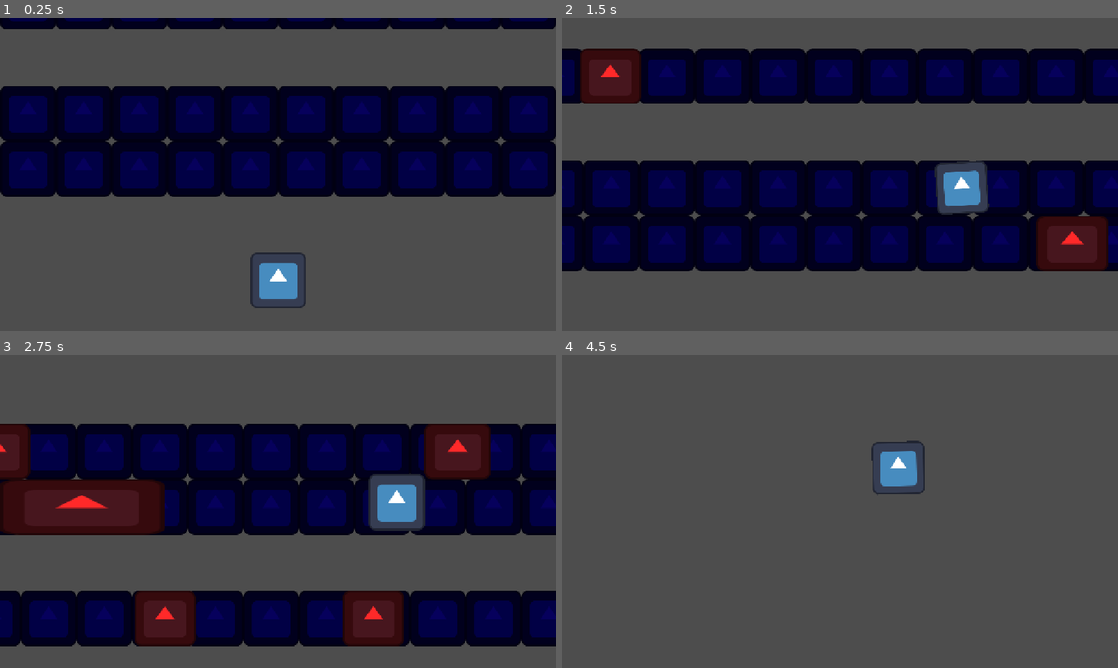
Above: before the commit, frames 1-4 (two rows, left to right).
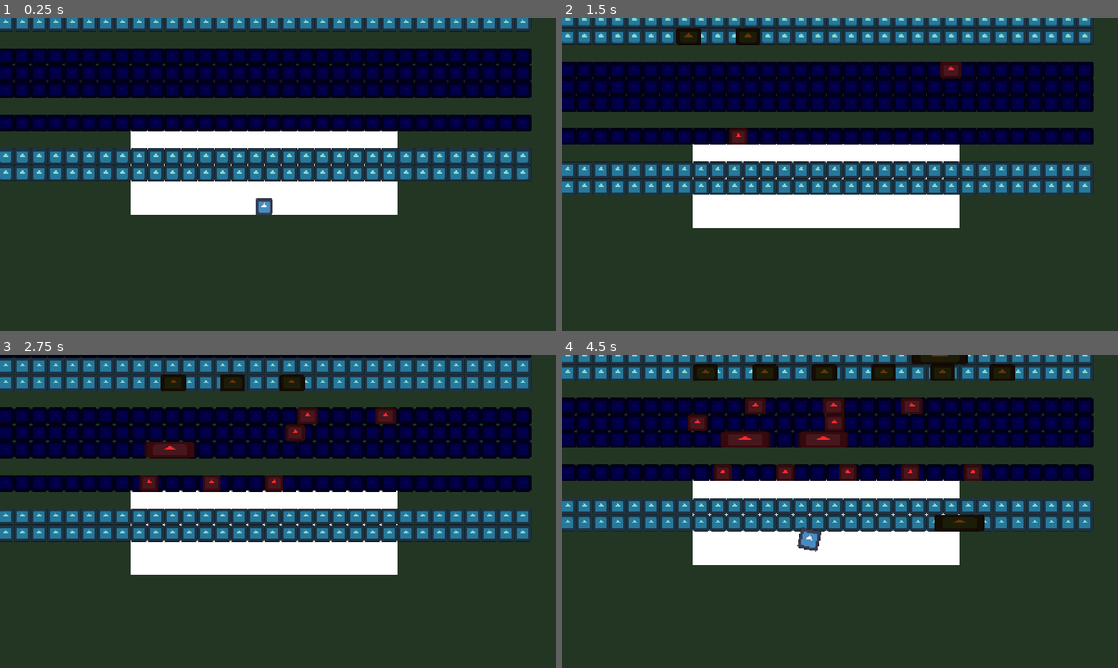
Above: after the commit, the same moments.

Repository: nilstop/Frogger
Game: Godot game, scene res://Levels/level.tscn
The game is run twice, just before and just after one commit, with the same random seed, the same clock (stepped at 60 frames per second) and the same inputs. The engine's default icon, where the game draws it, is replaced by a stand-in: a white triangle on a blue panel in a dark square.
Inputs:
- Up to frame 1 (0.25 s): no input
- Up to frame 2 (1.5 s): tap Enter (debug_reset) at 0.5 s; hold Right (right) 0.53-1.28 s; hold Up (Jump) 0.53-1.28 s; hold Left (left) from 1.28 s (still down); tap Up (Jump) at 1.35 s
- Up to frame 3 (2.75 s): tap Up (Jump) at 1.52, 1.82 s; release Left (left) at 2.03 s; hold Right (right) from 2.03 s (still down); hold Up (Jump) from 2.03 s (still down)
- Up to frame 4 (4.5 s): release Up (Jump) at 2.78 s; tap Up (Jump) at 2.85, 3.02, 3.32, 4.35 s; release Right (right) at 3.53 s; hold Up (Jump) 3.53-4.28 s; hold Left (left) from 3.53 s (still down); tap Enter (debug_reset) at 4.15 s

The runs differ from the first frame. In frame 1, 96% of the frame differs, in the area x 0-100%, y 0-100%; in frame 2, 94%; in frame 3, 95%; in frame 4, 100%.

Commit message:
Movement rework and more

Diff:
--- a/Frog/frog.gd
+++ b/Frog/frog.gd
@@ -5,52 +5,47 @@
 #debugging label
 @onready var label: Label = $Label
 
+#hitboxes
+@onready var log_area: Area2D = $LogArea
+@onready var river_area: Area2D = $RiverArea
+
 @onready var animation_player: AnimationPlayer = $AnimationPlayer
 @onready var game_start_pos := Vector2(get_viewport_rect().size.x/2.0, get_viewport_rect().size.y - Global.cell_size/2.0)
 
 @export var jump_duration : float
 @export var jump_curve : Curve
-#left and right movement variables
-@export var wiggle_speed : int
-#sin calculation for wiggle rotation
-@export var wiggle_rot_FREQ : float
-@export var wiggle_rot_AMP : float
 
-enum States {WIGGLE, JUMP, IDLE, DEAD}
+enum States {JUMP, IDLE, DEAD}
 
 var state : States = States.IDLE: set = set_state
 var jump_start_pos : Vector2
 var jump_end_pos : float
-var wiggle_dir : Vector2
-var wiggle_rot_progress
+var log_velocity : int
 
 func set_state(new_state: int):
 	state = new_state
 
 	if state == States.JUMP:
-		animation_player.speed_scale = 1 / jump_duration
-		animation_player.play("jump")
-		animation_player.seek(0.0, true)
+
 		jump_start_pos = global_position
 		jump_end_pos = global_position.x
 		#diagonal jumping
 		if Input.is_action_pressed("left"):
 			jump_end_pos += Global.cell_size
+			animation_player.play("jump_left")
 		elif Input.is_action_pressed("right"):
 			jump_end_pos -= Global.cell_size
-
+			animation_player.play("jump_right")
+		else:
+			animation_player.play("jump")
+			rotation = 0
+		animation_player.speed_scale = 1.0 / jump_duration
+		animation_player.seek(0.0, true)
 		var tween = create_tween()
 		tween.tween_method(jump, 0.0, 1.0, jump_duration)
 		await tween.finished
 		set_state(States.IDLE)
 		check_collision()
-
-	if state == States.WIGGLE:
-		wiggle_rot_progress = 0.0
-
-	if state == States.IDLE:
-		if Input.is_action_pressed("left") or Input.is_action_pressed("right"):
-			set_state(States.WIGGLE)
 
 func jump(curve_time):
 	global_position = jump_start_pos - jump_curve.sample(curve_time) * Vector2(jump_end_pos - jump_start_pos.x,Global.cell_size)
@@ -60,31 +55,14 @@
 
 func _physics_process(delta: float) -> void:
 	if state != States.DEAD:
-		#jump when jump button pressed
+		#jump when jump buttons pressed
 		if Input.is_action_pressed("Jump") and state != States.JUMP:
 			set_state(States.JUMP)
 
-		#set wiggle and idle state and check_collision for hazards
-		if state != States.JUMP:
-			#set state to wiggle when pressing left or right on ground
-			if Input.is_action_just_pressed("left") or Input.is_action_just_pressed("right"):
-				set_state(States.WIGGLE)
-
-			if not Input.is_action_pressed("left") and not Input.is_action_pressed("right"):
-				state = States.IDLE
-
+		#check collision when state is idle
+		if state == States.IDLE:
+			global_position.x += log_velocity * delta
 			check_collision()
-
-	#walk and walk animation when state is wiggle
-	if state == States.WIGGLE:
-		wiggle_dir = Vector2(int(Input.is_action_pressed("right"))-int(Input.is_action_pressed("left")),0)
-		global_position += wiggle_dir * wiggle_speed * delta
-		wiggle_rot_progress += wiggle_rot_FREQ * delta * wiggle_dir.x
-
-		rotation = deg_to_rad(sin(wiggle_rot_progress) * wiggle_rot_AMP)
-
-	#reset rotation
-	rotation = lerp(rotation, 0.0, 0.05)
 
 	if Input.is_action_just_pressed("debug_reset"):
 		show()
@@ -93,8 +71,16 @@
 
 #run death() if you're colliding with the masked layer
 func check_collision():
-	if get_overlapping_areas():
-			death("roadkill")
+	if has_overlapping_areas():
+		death("roadkill")
+	if river_area.has_overlapping_areas():
+		if log_area.has_overlapping_areas():
+			var log = log_area.get_overlapping_areas().get(0)
+			log_velocity = log.speed * log.direction
+		else:
+			death("drowned")
+	else:
+		log_velocity = 0
 
 func death(cause: String):
 
--- a/Frog/frog.tscn
+++ b/Frog/frog.tscn
@@ -1,11 +1,11 @@
-[gd_scene load_steps=8 format=3 uid="uid://bu0rtkgtwhf3i"]
+[gd_scene load_steps=12 format=3 uid="uid://bu0rtkgtwhf3i"]
 
 [ext_resource type="Script" uid="uid://c782tsnlek1k2" path="res://Frog/frog.gd" id="1_ignkv"]
 [ext_resource type="Texture2D" uid="uid://cpxs5ia6x0kgd" path="res://icon.svg" id="1_whe2r"]
 
 [sub_resource type="Curve" id="Curve_uoul2"]
-_data = [Vector2(0, 0), 0.0, 1.10347, 0, 0, Vector2(0.154255, 0.269663), 1.40824, 1.40824, 0, 0, Vector2(1, 1), -1.05618, 0.0, 0, 0]
-point_count = 3
+_data = [Vector2(0, 0), 0.0, 2.40041, 0, 0, Vector2(1, 1), -0.422472, 0.0, 0, 0]
+point_count = 2
 
 [sub_resource type="RectangleShape2D" id="RectangleShape2D_whe2r"]
 size = Vector2(128, 98)
@@ -24,6 +24,30 @@
 "update": 0,
 "values": [Vector2(1, 1)]
 }
+tracks/1/type = "value"
+tracks/1/imported = false
+tracks/1/enabled = true
+tracks/1/path = NodePath("Sprite2D:rotation")
+tracks/1/interp = 1
+tracks/1/loop_wrap = true
+tracks/1/keys = {
+"times": PackedFloat32Array(0),
+"transitions": PackedFloat32Array(1),
+"update": 0,
+"values": [0.0]
+}
+tracks/2/type = "value"
+tracks/2/imported = false
+tracks/2/enabled = true
+tracks/2/path = NodePath(".:rotation")
+tracks/2/interp = 1
+tracks/2/loop_wrap = true
+tracks/2/keys = {
+"times": PackedFloat32Array(0),
+"transitions": PackedFloat32Array(1),
+"update": 0,
+"values": [0.0]
+}
 
 [sub_resource type="Animation" id="Animation_ignkv"]
 resource_name = "jump"
@@ -35,26 +59,99 @@
 tracks/0/interp = 2
 tracks/0/loop_wrap = true
 tracks/0/keys = {
-"times": PackedFloat32Array(0, 0.390689, 1, 1.4),
-"transitions": PackedFloat32Array(1, 1, 1, 1),
+"times": PackedFloat32Array(0, 0.433333, 1, 1.4),
+"transitions": PackedFloat32Array(0.707107, 2.07053, 0.707107, 0.258816),
 "update": 0,
 "values": [Vector2(1, 1), Vector2(1.3, 1.3), Vector2(0.9, 0.9), Vector2(1, 1)]
+}
+tracks/1/type = "value"
+tracks/1/imported = false
+tracks/1/enabled = true
+tracks/1/path = NodePath(".:rotation")
+tracks/1/interp = 1
+tracks/1/loop_wrap = true
+tracks/1/keys = {
+"times": PackedFloat32Array(0, 1),
+"transitions": PackedFloat32Array(1, 1),
+"update": 0,
+"values": [-0.0872665, 0.0]
+}
+
+[sub_resource type="Animation" id="Animation_gt6fl"]
+resource_name = "jump_left"
+length = 1.4
+tracks/0/type = "value"
+tracks/0/imported = false
+tracks/0/enabled = true
+tracks/0/path = NodePath("Sprite2D:scale")
+tracks/0/interp = 2
+tracks/0/loop_wrap = true
+tracks/0/keys = {
+"times": PackedFloat32Array(0, 0.390689, 1, 1.4),
+"transitions": PackedFloat32Array(0.435275, 2.54912, 0.5, 1),
+"update": 0,
+"values": [Vector2(1, 1), Vector2(1.3, 1.3), Vector2(0.9, 0.9), Vector2(1, 1)]
+}
+tracks/1/type = "value"
+tracks/1/imported = false
+tracks/1/enabled = true
+tracks/1/path = NodePath("Sprite2D:rotation")
+tracks/1/interp = 1
+tracks/1/loop_wrap = true
+tracks/1/keys = {
+"times": PackedFloat32Array(0, 1),
+"transitions": PackedFloat32Array(0.392292, 1.45434),
+"update": 0,
+"values": [0.0, -6.28319]
+}
+
+[sub_resource type="Animation" id="Animation_tw4w0"]
+resource_name = "jump_right"
+length = 1.4
+tracks/0/type = "value"
+tracks/0/imported = false
+tracks/0/enabled = true
+tracks/0/path = NodePath("Sprite2D:scale")
+tracks/0/interp = 2
+tracks/0/loop_wrap = true
+tracks/0/keys = {
+"times": PackedFloat32Array(0, 0.390689, 1, 1.4),
+"transitions": PackedFloat32Array(0.435275, 2.54912, 0.5, 1),
+"update": 0,
+"values": [Vector2(1, 1), Vector2(1.3, 1.3), Vector2(0.9, 0.9), Vector2(1, 1)]
+}
+tracks/1/type = "value"
+tracks/1/imported = false
+tracks/1/enabled = true
+tracks/1/path = NodePath("Sprite2D:rotation")
+tracks/1/interp = 1
+tracks/1/loop_wrap = true
+tracks/1/keys = {
+"times": PackedFloat32Array(0, 1),
+"transitions": PackedFloat32Array(0.392292, 1.45434),
+"update": 0,
+"values": [0.0, 6.28319]
 }
 
 [sub_resource type="AnimationLibrary" id="AnimationLibrary_gt6fl"]
 _data = {
 &"RESET": SubResource("Animation_uoul2"),
-&"jump": SubResource("Animation_ignkv")
+&"jump": SubResource("Animation_ignkv"),
+&"jump_left": SubResource("Animation_gt6fl"),
+&"jump_right": SubResource("Animation_tw4w0")
 }
+
+[sub_resource type="RectangleShape2D" id="RectangleShape2D_ignkv"]
+size = Vector2(18, 56)
+
+[sub_resource type="RectangleShape2D" id="RectangleShape2D_uoul2"]
+size = Vector2(32, 20)
 
 [node name="Frog" type="Area2D"]
 collision_mask = 2
 script = ExtResource("1_ignkv")
-jump_duration = 0.4
+jump_duration = 5.1
 jump_curve = SubResource("Curve_uoul2")
-wiggle_speed = 1000
-wiggle_rot_FREQ = 50.0
-wiggle_rot_AMP = 50.0
 
 [node name="Sprite2D" type="Sprite2D" parent="."]
 texture = ExtResource("1_whe2r")
@@ -66,7 +163,7 @@
 libraries = {
 &"": SubResource("AnimationLibrary_gt6fl")
 }
-speed_scale = 2.0
+speed_scale = 0.25
 
 [node name="Label" type="Label" parent="."]
 visible = false
@@ -77,4 +174,18 @@
 theme_override_font_sizes/font_size = 59
 text = "ffff"
 
+[node name="RiverArea" type="Area2D" parent="."]
+collision_mask = 4
+
+[node name="CollisionShape2D" type="CollisionShape2D" parent="RiverArea"]
+shape = SubResource("RectangleShape2D_ignkv")
+debug_color = Color(0.576277, 0.553548, 3.85046e-07, 0.42)
+
+[node name="LogArea" type="Area2D" parent="."]
+collision_mask = 8
+
+[node name="CollisionShape2D" type="CollisionShape2D" parent="LogArea"]
+shape = SubResource("RectangleShape2D_uoul2")
+debug_color = Color(0.998193, 0, 0.14824, 0.42)
+
 [connection signal="area_entered" from="." to="." method="_on_area_entered"]
--- a/Levels/Elements/Driveway/car.tscn
+++ b/Levels/Elements/Driveway/car.tscn
@@ -1,23 +1,11 @@
-[gd_scene load_steps=4 format=3 uid="uid://cqxffqb68lpph"]
+[gd_scene load_steps=2 format=3 uid="uid://gbg0snmgj0rs"]
 
-[ext_resource type="Script" uid="uid://dpmm1ogpi038b" path="res://Levels/Elements/Driveway/car.gd" id="1_ubhkq"]
-[ext_resource type="Texture2D" uid="uid://cpxs5ia6x0kgd" path="res://icon.svg" id="2_g2cik"]
+[ext_resource type="PackedScene" uid="uid://4jje3hqdtfj4" path="res://Levels/Elements/element_entity.tscn" id="1_cncvp"]
 
-[sub_resource type="RectangleShape2D" id="RectangleShape2D_3ao48"]
-size = Vector2(106, 100)
+[node name="Car" groups=["hazard"] instance=ExtResource("1_cncvp")]
 
-[node name="Car" type="Area2D" groups=["hazard"]]
-collision_layer = 2
-script = ExtResource("1_ubhkq")
+[node name="CollisionShape2D" parent="." index="1"]
+visible = false
 
-[node name="Sprite2D" type="Sprite2D" parent="."]
-modulate = Color(1, 0.16, 0.16, 1)
-texture = ExtResource("2_g2cik")
-
-[node name="CollisionShape2D" type="CollisionShape2D" parent="."]
-shape = SubResource("RectangleShape2D_3ao48")
-
-[node name="VisibleOnScreenNotifier2D" type="VisibleOnScreenNotifier2D" parent="."]
-scale = Vector2(10.8, 1456.6)
-
-[connection signal="screen_exited" from="VisibleOnScreenNotifier2D" to="." method="_on_visible_on_screen_notifier_2d_screen_exited"]
+[node name="VisibleOnScreenNotifier2D" parent="." index="2"]
+visible = false
--- a/Levels/Elements/Driveway/driveway.gd
+++ /dev/null
@@ -1,27 +0,0 @@
-extends Node2D
-
-const CAR = preload("res://Levels/Elements/Driveway/car.tscn")
-
-@onready var timer: Timer = $Timer
-
-@export var cell : int
-@export var frequency_seconds : float
-@export var speed : int
-@export var width_scale : float
-@export var direction : int
-
-func _ready() -> void:
-	timer.wait_time = frequency_seconds
-	timer.start()
-	instantiate_car()
-	global_position = Vector2(get_viewport_rect().size.x/2.0, get_viewport_rect().size.y - cell * Global.cell_size + Global.cell_size / 2.0)
-
-func _on_timer_timeout() -> void:
-	instantiate_car()
-
-func instantiate_car():
-	var instance = CAR.instantiate()
-	instance.speed = speed
-	instance.width_scale = width_scale
-	instance.direction = direction
-	add_child(instance)
--- a/Levels/Elements/Driveway/driveway.tscn
+++ b/Levels/Elements/Driveway/driveway.tscn
@@ -1,6 +1,6 @@
 [gd_scene load_steps=3 format=3 uid="uid://cb1g7kvj8un5h"]
 
-[ext_resource type="Script" uid="uid://vk4h8j6c461c" path="res://Levels/Elements/Driveway/driveway.gd" id="1_v0bpv"]
+[ext_resource type="Script" uid="uid://vk4h8j6c461c" path="res://Levels/Elements/element.gd" id="1_v0bpv"]
 [ext_resource type="Texture2D" uid="uid://cpxs5ia6x0kgd" path="res://icon.svg" id="2_rshn8"]
 
 [node name="Driveway" type="Node2D"]
--- a/Levels/Elements/Driveway/car.gd
+++ b/Levels/Elements/ElementEntity.gd
@@ -1,5 +1,7 @@
 extends Area2D
 class_name car
+
+@onready var visible_notif: VisibleOnScreenNotifier2D = $VisibleOnScreenNotifier2D
 
 @onready var collision_shape: CollisionShape2D = $CollisionShape2D
 @onready var sprite_2d: Sprite2D = $Sprite2D
@@ -11,16 +13,15 @@
 var offset : int
 
 func _ready() -> void:
-	global_position.x = get_viewport_rect().size.x / 2
+	global_position.x = Global.screen_rect.x + Global.camera_x_divide * Global.cell_size + base_width/2.0 * width_scale
 	sprite_2d.scale.x = width_scale
 	collision_shape.scale.x = width_scale
+	visible_notif.scale.x *= width_scale
 	if direction == 1:
-		position.x = -get_viewport_rect().size.x - base_width / 2.0 * width_scale
-	elif direction == -1:
-		position.x = get_viewport_rect().size.x + base_width / 2.0 * width_scale
+		global_position.x = -Global.camera_x_divide * Global.cell_size - base_width/2.0 * width_scale
 
 func _process(delta: float) -> void:
-	position.x += direction * speed * delta
+	global_position.x += direction * speed * delta
 
 
 
--- /dev/null
+++ b/Levels/Elements/River/log.tscn
@@ -0,0 +1,9 @@
+[gd_scene load_steps=2 format=3 uid="uid://crkp04vxarhqr"]
+
+[ext_resource type="PackedScene" uid="uid://4jje3hqdtfj4" path="res://Levels/Elements/element_entity.tscn" id="1_w4ad7"]
+
+[node name="Log" instance=ExtResource("1_w4ad7")]
+collision_layer = 8
+
+[node name="Sprite2D" parent="." index="0"]
+modulate = Color(0.399153, 0.204882, 0.0425963, 1)
--- /dev/null
+++ b/Levels/Elements/River/river.tscn
@@ -0,0 +1,37 @@
+[gd_scene load_steps=4 format=3 uid="uid://uwkymhutksdn"]
+
+[ext_resource type="Script" uid="uid://vk4h8j6c461c" path="res://Levels/Elements/element.gd" id="1_4rj44"]
+[ext_resource type="Texture2D" uid="uid://cpxs5ia6x0kgd" path="res://icon.svg" id="2_tln4j"]
+
+[sub_resource type="RectangleShape2D" id="RectangleShape2D_4rj44"]
+size = Vector2(4126, 128)
+
+[node name="River" type="Node2D"]
+script = ExtResource("1_4rj44")
+
+[node name="TextureRect" type="TextureRect" parent="."]
+modulate = Color(0.540846, 0.85788, 0.814265, 1)
+anchors_preset = 8
+anchor_left = 0.5
+anchor_top = 0.5
+anchor_right = 0.5
+anchor_bottom = 0.5
+offset_left = -2048.0
+offset_top = -64.0
+offset_right = 2050.0
+offset_bottom = 64.0
+grow_horizontal = 2
+grow_vertical = 2
+size_flags_horizontal = 4
+texture = ExtResource("2_tln4j")
+stretch_mode = 1
+
+[node name="Timer" type="Timer" parent="."]
+
+[node name="Area2D" type="Area2D" parent="."]
+collision_layer = 4
+
+[node name="CollisionShape2D" type="CollisionShape2D" parent="Area2D"]
+shape = SubResource("RectangleShape2D_4rj44")
+
+[connection signal="timeout" from="Timer" to="." method="_on_timer_timeout"]
--- /dev/null
+++ b/Levels/Elements/element.gd
@@ -0,0 +1,33 @@
+extends Node2D
+
+@export var entity : PackedScene
+
+
+
+@onready var timer: Timer = $Timer
+
+## How far away from the start the element is. Cell is multiplied by 128 (grid cell size) to get desired the position.
+@export var cell : int
+@export var frequency_seconds : float
+## The speed of which the entities moves through the lane.
+@export var speed : int
+## The width of the entities this element spawns.
+@export var width_scale : float
+## The direction the entities will head. -1 will make them head left and 1 right.
+@export var direction : int
+
+func _ready() -> void:
+	timer.wait_time = frequency_seconds
+	timer.start()
+	#set position using the exported cell variable, which is how far in the level the element is
+	global_position = Vector2(Global.screen_rect.x/2.0, Global.screen_rect.y - cell * Global.cell_size + Global.cell_size / 2.0)
+
+func _on_timer_timeout() -> void:
+	instantiate()
+
+func instantiate():
+	var instance = entity.instantiate()
+	instance.speed = speed
+	instance.width_scale = width_scale
+	instance.direction = direction
+	add_child(instance)
--- /dev/null
+++ b/Levels/Elements/element_entity.tscn
@@ -0,0 +1,23 @@
+[gd_scene load_steps=4 format=3 uid="uid://4jje3hqdtfj4"]
+
+[ext_resource type="Script" uid="uid://dpmm1ogpi038b" path="res://Levels/Elements/ElementEntity.gd" id="1_o1hr1"]
+[ext_resource type="Texture2D" uid="uid://cpxs5ia6x0kgd" path="res://icon.svg" id="2_fhh8t"]
+
+[sub_resource type="RectangleShape2D" id="RectangleShape2D_3ao48"]
+size = Vector2(106, 100)
+
+[node name="ElementEntity" type="Area2D"]
+collision_layer = 2
+script = ExtResource("1_o1hr1")
+
+[node name="Sprite2D" type="Sprite2D" parent="."]
+modulate = Color(1, 0.16, 0.16, 1)
+texture = ExtResource("2_fhh8t")
+
+[node name="CollisionShape2D" type="CollisionShape2D" parent="."]
+shape = SubResource("RectangleShape2D_3ao48")
+
+[node name="VisibleOnScreenNotifier2D" type="VisibleOnScreenNotifier2D" parent="."]
+scale = Vector2(10.8, 1456.6)
+
+[connection signal="screen_exited" from="VisibleOnScreenNotifier2D" to="." method="_on_visible_on_screen_notifier_2d_screen_exited"]
--- a/Levels/camera.gd
+++ /dev/null
@@ -1,14 +0,0 @@
-extends Camera2D
-
-@onready var frog: Area2D = %Frog
-@onready var label: Label = $Label
-@onready var default_x_pos = get_viewport_rect().size.x/2
-
-@export var x_divide : int
-
-
-
-
-func _process(_delta: float) -> void:
-	global_position = Vector2((frog.global_position.x - default_x_pos) / x_divide + default_x_pos, frog.global_position.y)
-	label.text = str(global_position - frog.global_position)
--- a/Levels/level.tscn
+++ b/Levels/level.tscn
@@ -1,20 +1,40 @@
-[gd_scene load_steps=4 format=3 uid="uid://b1ayi5u7573vq"]
+[gd_scene load_steps=7 format=3 uid="uid://b1ayi5u7573vq"]
 
 [ext_resource type="PackedScene" uid="uid://bu0rtkgtwhf3i" path="res://Frog/frog.tscn" id="1_s41d2"]
 [ext_resource type="PackedScene" uid="uid://cb1g7kvj8un5h" path="res://Levels/Elements/Driveway/driveway.tscn" id="2_gtnvv"]
-[ext_resource type="Script" uid="uid://bjnkjhwcahs8f" path="res://Levels/camera.gd" id="4_xto7t"]
+[ext_resource type="PackedScene" uid="uid://gbg0snmgj0rs" path="res://Levels/Elements/Driveway/car.tscn" id="3_8a2b0"]
+[ext_resource type="Script" uid="uid://bjnkjhwcahs8f" path="res://camera.gd" id="4_xto7t"]
+[ext_resource type="PackedScene" uid="uid://uwkymhutksdn" path="res://Levels/Elements/River/river.tscn" id="5_ecu0b"]
+[ext_resource type="PackedScene" uid="uid://crkp04vxarhqr" path="res://Levels/Elements/River/log.tscn" id="7_vx8ih"]
 
 [node name="Level" type="Node2D"]
 
+[node name="Control" type="Control" parent="."]
+layout_mode = 3
+anchors_preset = 0
+offset_right = 1280.0
+offset_bottom = 720.0
+
+[node name="ColorRect" type="ColorRect" parent="Control"]
+layout_mode = 1
+anchors_preset = 15
+anchor_right = 1.0
+anchor_bottom = 1.0
+offset_left = -384.0
+offset_right = 384.0
+grow_horizontal = 2
+grow_vertical = 2
+size_flags_vertical = 4
+
 [node name="Camera2D" type="Camera2D" parent="."]
 position = Vector2(640, 539)
-offset = Vector2(0, -170)
+offset = Vector2(1217.2, -170)
+zoom = Vector2(0.3, 0.3)
 limit_left = -384
 limit_right = 1664
 position_smoothing_enabled = true
 position_smoothing_speed = 2.0
 script = ExtResource("4_xto7t")
-x_divide = 3
 
 [node name="Label" type="Label" parent="Camera2D"]
 visible = false
@@ -22,47 +42,81 @@
 offset_bottom = 23.0
 text = "ss"
 
-[node name="Driveways" type="Node2D" parent="."]
+[node name="Elements" type="Node2D" parent="."]
 
-[node name="Driveway" parent="Driveways" instance=ExtResource("2_gtnvv")]
+[node name="River" parent="Elements" instance=ExtResource("5_ecu0b")]
+entity = ExtResource("7_vx8ih")
 cell = 3
-frequency_seconds = 1.2
-speed = 500
-width_scale = 1.3
-direction = -1
-
-[node name="Driveway2" parent="Driveways" instance=ExtResource("2_gtnvv")]
-cell = 4
-frequency_seconds = 3.5
-speed = 350
+frequency_seconds = 4.0
+speed = 400
 width_scale = 3.0
 direction = -1
 
-[node name="Driveway3" parent="Driveways" instance=ExtResource("2_gtnvv")]
+[node name="River2" parent="Elements" instance=ExtResource("5_ecu0b")]
+entity = ExtResource("7_vx8ih")
+cell = 4
+frequency_seconds = 5.0
+speed = 300
+width_scale = 3.0
+direction = 1
+
+[node name="Driveway3" parent="Elements" instance=ExtResource("2_gtnvv")]
+entity = ExtResource("3_8a2b0")
 cell = 6
 frequency_seconds = 0.8
 speed = 600
 width_scale = 1.1
 direction = 1
 
-[node name="Driveway4" parent="Driveways" instance=ExtResource("2_gtnvv")]
+[node name="Driveway4" parent="Elements" instance=ExtResource("2_gtnvv")]
+entity = ExtResource("3_8a2b0")
 cell = 8
 frequency_seconds = 1.5
 speed = 400
 width_scale = 3.0
 direction = 1
 
-[node name="Driveway5" parent="Driveways" instance=ExtResource("2_gtnvv")]
+[node name="Driveway5" parent="Elements" instance=ExtResource("2_gtnvv")]
+entity = ExtResource("3_8a2b0")
 cell = 9
 frequency_seconds = 1.5
 speed = 700
 width_scale = 1.2
 direction = -1
 
+[node name="Driveway" parent="Elements" instance=ExtResource("2_gtnvv")]
+entity = ExtResource("3_8a2b0")
+cell = 10
+frequency_seconds = 1.2
+speed = 500
+width_scale = 1.3
+direction = -1
+
+[node name="River3" parent="Elements" instance=ExtResource("5_ecu0b")]
+entity = ExtResource("7_vx8ih")
+cell = 12
+frequency_seconds = 0.7
+speed = 650
+width_scale = 1.5
+direction = 1
+
+[node name="River4" parent="Elements" instance=ExtResource("5_ecu0b")]
+entity = ExtResource("7_vx8ih")
+cell = 13
+frequency_seconds = 3.0
+speed = 250
+width_scale = 3.4
+direction = -1
+
+[node name="Driveway2" parent="Elements" instance=ExtResource("2_gtnvv")]
+entity = ExtResource("3_8a2b0")
+cell = 14
+frequency_seconds = 3.5
+speed = 350
+width_scale = 3.0
+direction = -1
+
 [node name="Frog" parent="." instance=ExtResource("1_s41d2")]
 unique_name_in_owner = true
 position = Vector2(640, 704)
-jump_duration = 0.3
-wiggle_speed = 500
-wiggle_rot_FREQ = 15.0
-wiggle_rot_AMP = 5.0
+jump_duration = 0.425
--- /dev/null
+++ b/camera.gd
@@ -0,0 +1,12 @@
+extends Camera2D
+
+@onready var frog: Area2D = %Frog
+@onready var label: Label = $Label
+@onready var default_x_pos = Global.screen_rect.x/2
+
+
+
+
+func _process(_delta: float) -> void:
+	global_position = Vector2((frog.global_position.x - default_x_pos) / Global.camera_x_divide + default_x_pos, frog.global_position.y)
+	label.text = str(global_position - frog.global_position)
--- a/global.gd
+++ b/global.gd
@@ -1,3 +1,5 @@
 extends Node
 
 var cell_size := 128.0
+var screen_rect := Vector2(1280, 720)
+var camera_x_divide := 3.0
--- a/project.godot
+++ b/project.godot
@@ -29,16 +29,18 @@
 
 [global_group]
 
-hazard="Dangerous for the player to collide with"
+hazard=""
 
 [input]
 
 Jump={
 "deadzone": 0.2,
-"events": [Object(InputEventMouseButton,"resource_local_to_scene":false,"resource_name":"","device":-1,"window_id":0,"alt_pressed":false,"shift_pressed":false,"ctrl_pressed":false,"meta_pressed":false,"button_mask":1,"position":Vector2(92, 10),"global_position":Vector2(101, 58),"factor":1.0,"button_index":1,"canceled":false,"pressed":true,"double_click":false,"script":null)
-, Object(InputEventKey,"resource_local_to_scene":false,"resource_name":"","device":-1,"window_id":0,"alt_pressed":false,"shift_pressed":false,"ctrl_pressed":false,"meta_pressed":false,"pressed":false,"keycode":0,"physical_keycode":32,"key_label":0,"unicode":32,"location":0,"echo":false,"script":null)
-, Object(InputEventKey,"resource_local_to_scene":false,"resource_name":"","device":-1,"window_id":0,"alt_pressed":false,"shift_pressed":false,"ctrl_pressed":false,"meta_pressed":false,"pressed":false,"keycode":0,"physical_keycode":4194320,"key_label":0,"unicode":0,"location":0,"echo":false,"script":null)
+"events": [Object(InputEventKey,"resource_local_to_scene":false,"resource_name":"","device":-1,"window_id":0,"alt_pressed":false,"shift_pressed":false,"ctrl_pressed":false,"meta_pressed":false,"pressed":false,"keycode":0,"physical_keycode":4194320,"key_label":0,"unicode":0,"location":0,"echo":false,"script":null)
 , Object(InputEventKey,"resource_local_to_scene":false,"resource_name":"","device":-1,"window_id":0,"alt_pressed":false …(183 unchanged characters)…
+, Object(InputEventKey,"resource_local_to_scene":false,"resource_name":"","device":-1,"window_id":0,"alt_pressed":false,"shift_pressed":false,"ctrl_pressed":false,"meta_pressed":false,"pressed":false,"keycode":0,"physical_keycode":4194319,"key_label":0,"unicode":0,"location":0,"echo":false,"script":null)
+, Object(InputEventKey,"resource_local_to_scene":false,"resource_name":"","device":-1,"window_id":0,"alt_pressed":false,"shift_pressed":false,"ctrl_pressed":false,"meta_pressed":false,"pressed":false,"keycode":0,"physical_keycode":4194321,"key_label":0,"unicode":0,"location":0,"echo":false,"script":null)
+, Object(InputEventKey,"resource_local_to_scene":false,"resource_name":"","device":-1,"window_id":0,"alt_pressed":false,"shift_pressed":false,"ctrl_pressed":false,"meta_pressed":false,"pressed":false,"keycode":0,"physical_keycode":65,"key_label":0,"unicode":97,"location":0,"echo":false,"script":null)
+, Object(InputEventKey,"resource_local_to_scene":false,"resource_name":"","device":-1,"window_id":0,"alt_pressed":false,"shift_pressed":false,"ctrl_pressed":false,"meta_pressed":false,"pressed":false,"keycode":0,"physical_keycode":68,"key_label":0,"unicode":100,"location":0,"echo":false,"script":null)
 ]
 }
 debug_reset={
@@ -62,3 +64,7 @@
 [layer_names]
 
 2d_physics/layer_2="hazard"
+
+[rendering]
+
+environment/defaults/default_clear_color=Color(0.1386, 0.21, 0.1386, 1)
Renamed: Levels/Elements/Driveway/car.gd.uid -> Levels/Elements/ElementEntity.gd.uid
Renamed: Levels/Elements/Driveway/driveway.gd.uid -> Levels/Elements/element.gd.uid
Renamed: Levels/camera.gd.uid -> camera.gd.uid
